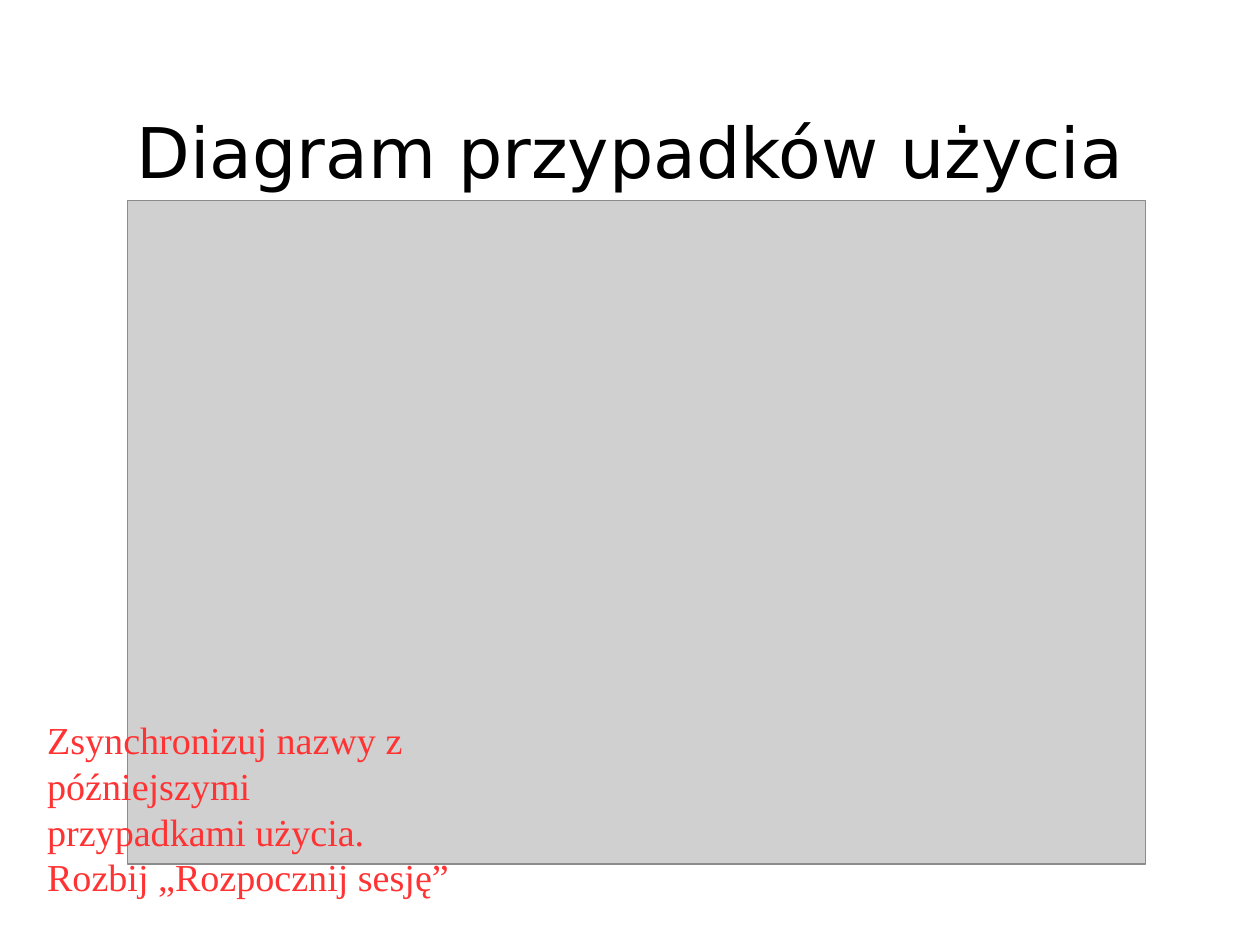
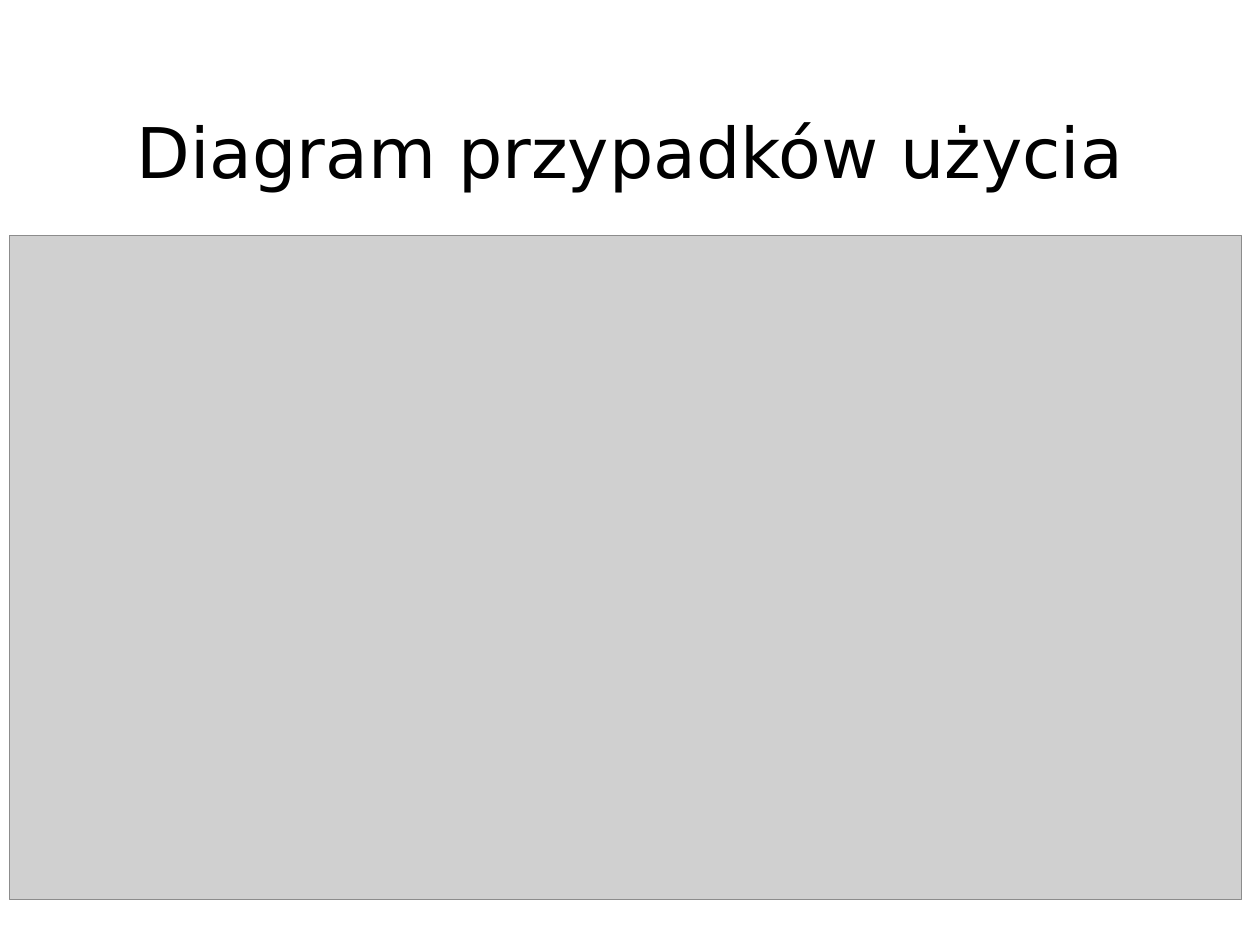
Before and after one commit to KKozlowski/IO2015, a slide deck: slide 5 of projektanci/dostęp/proj_prez.ppt. Drawn at 1260x945 pixels with LibreOffice and Linux fonts; fonts in the diff are those of the drawing; grey boxes stand for pictures. Boxes give left, top, right and bottom in pixels: in the first picture for what was removed or moved away, otherwise in the second. Text is boxed around its words. In the diff, an @@ line names an element or a change of style, - is before the commit and + after.

```diff
--- a/projektanci/dostęp/proj_prez.ppt
+++ b/projektanci/dostęp/proj_prez.ppt
@@ picture: place and size @@
-picture at <box>128,201,1147,864</box>
+picture at <box>9,236,1242,900</box>
@@ text removed at <box>47,725,449,899</box> @@
-Zsynchronizuj nazwy z późniejszymi przypadkami użycia. Rozbij „Rozpocznij sesję”
```
Also in this commit, not shown: 5 other slides changed, 1 slide added, 1 slide removed, 3 other files.
